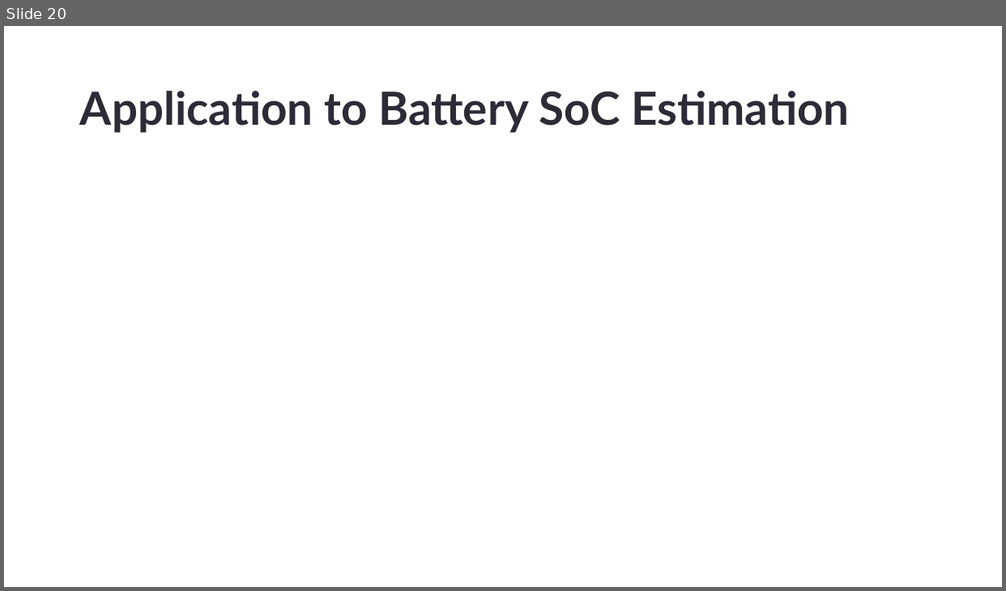
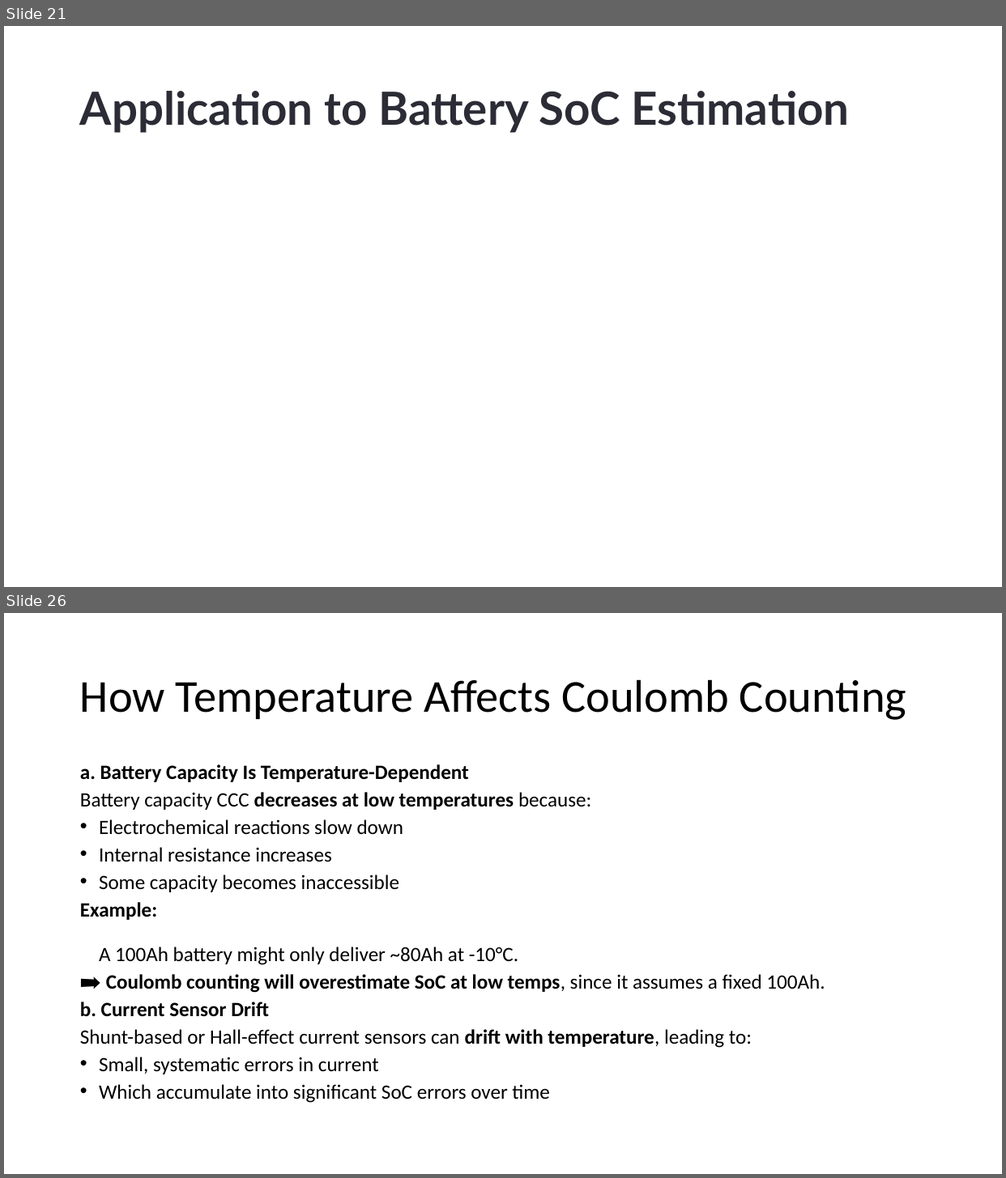
Before and after one commit to DrHammerhead/SoC-estimation, a slide deck: SoC Estimation.pptx. Shown one above the other, each under a label of ours: slide 20 before the commit, slides 21 and 26 after it; the slides between them are not shown. The pictures are 1006x591 and 1006x1178 pixels, drawn with LibreOffice and Linux fonts; fonts in the diff are those of the drawing; grey boxes stand for pictures. Boxes give left, top, right and bottom in pixels: in the first picture for what was removed or moved away, otherwise in the second. Text is boxed around its words. In the diff, an @@ line names an element or a change of style, - is before the commit and + after.

```diff
--- a/SoC Estimation.pptx
+++ b/SoC Estimation.pptx
@@ slide 26 added at (x1=4, y1=613, x2=1002, y2=1174), background #FFFFFF @@
@@ title added at (x1=80, y1=679, x2=906, y2=720), 44 pt, text #000000 @@
+How Temperature Affects Coulomb Counting
@@ text added at (x1=80, y1=764, x2=825, y2=1103), 19.6 pt, text #000000 @@
+a. Battery Capacity Is Temperature-Dependent
+Battery capacity CCC decreases at low temperatures because:
+• Electrochemical reactions slow down
+• Internal resistance increases
+• Some capacity becomes inaccessible
+Example:
+A 100Ah battery might only deliver ~80Ah at -10°C.
+➡️ Coulomb counting will overestimate SoC at low temps, since it assumes a fixed 100Ah.
+b. Current Sensor Drift
+Shunt-based or Hall-effect current sensors can drift with temperature, leading to:
+• Small, systematic errors in current
+• Which accumulate into significant SoC errors over time
@@ what was slide 20 is now slide 21 @@
```
Also in this commit, not shown: 8 slides changed, 29 other slides added.
